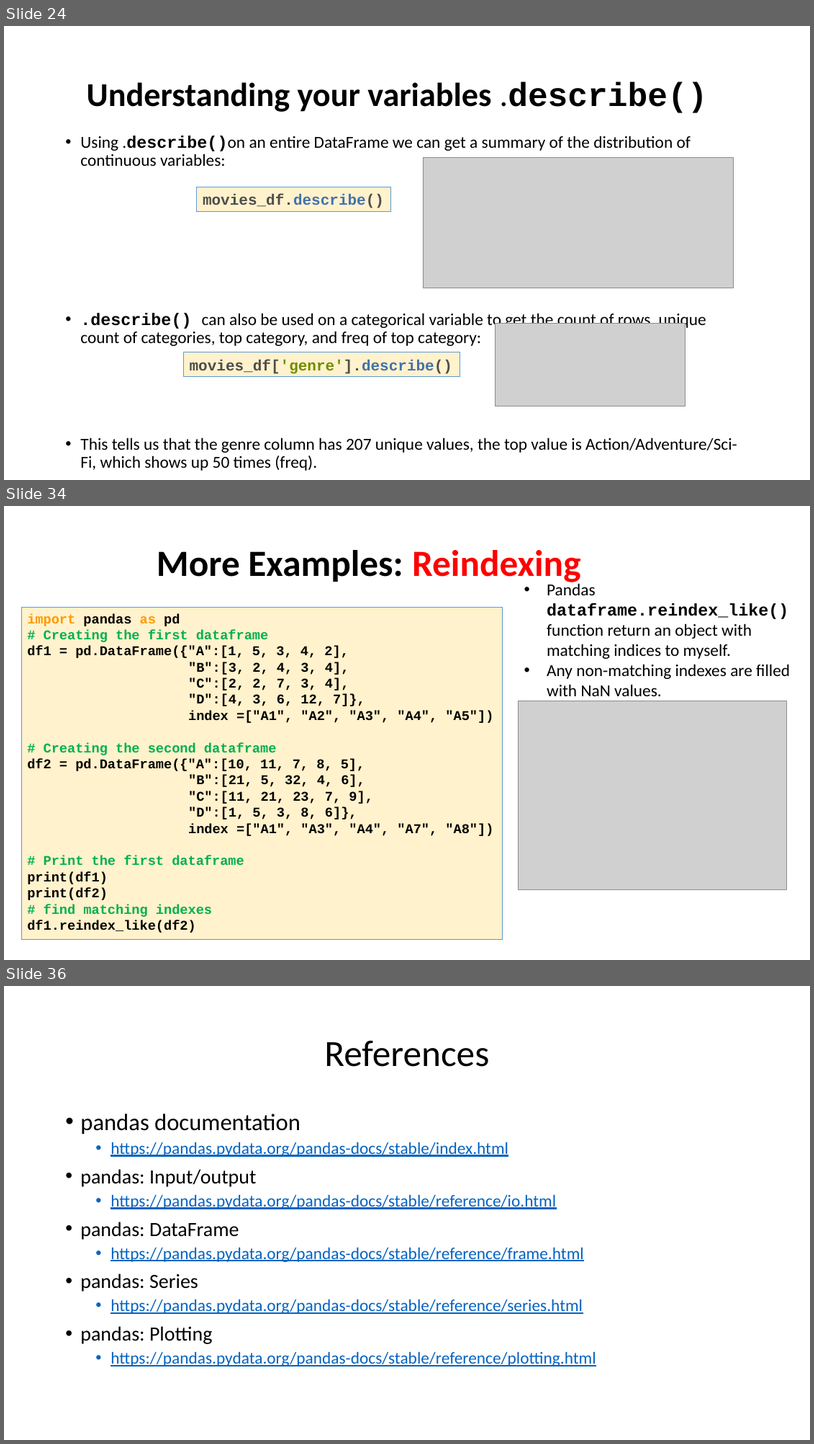
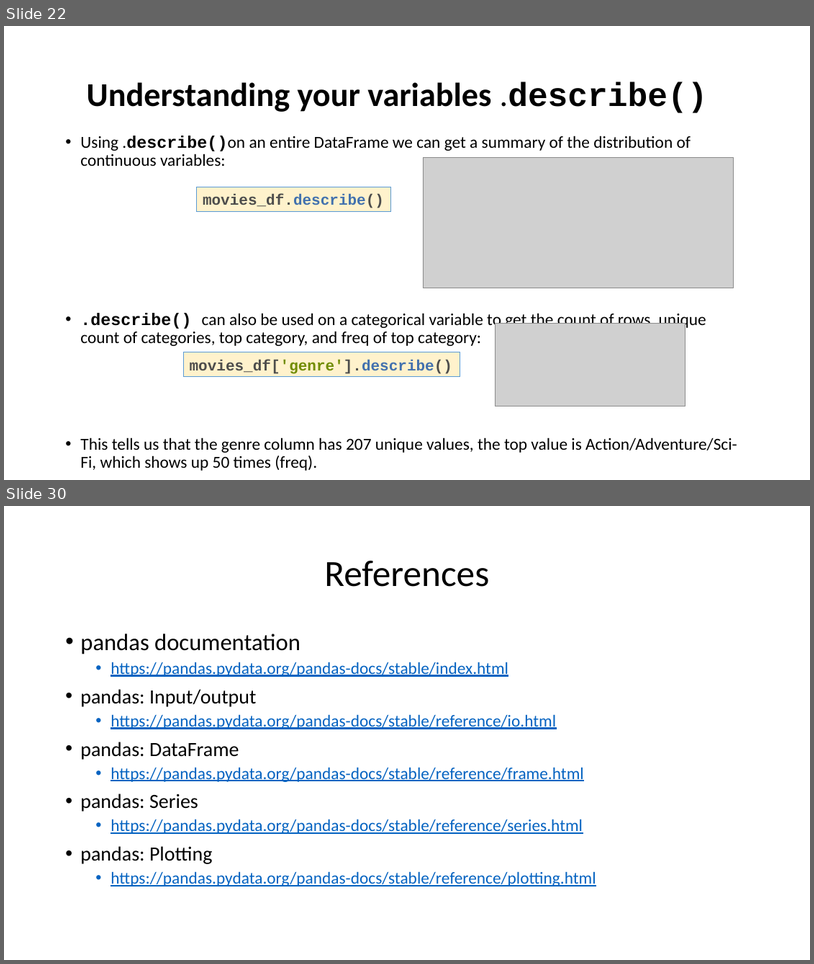
Before and after one commit to motazsaad/Exploratory-Analysis-of-Big-Data, a slide deck: materials/PPT slides/08 EDABDC - Pandas.pptx. Shown one above the other, each under a label of ours: slides 24, 34 and 36 before the commit, slides 22 and 30 after it; the slides between them are not shown. The pictures are 814x1444 and 814x964 pixels, drawn with LibreOffice and Linux fonts; fonts in the diff are those of the drawing; grey boxes stand for pictures. Boxes give left, top, right and bottom in pixels: in the first picture for what was removed or moved away, otherwise in the second. Text is boxed around its words. In the diff, an @@ line names an element or a change of style, - is before the commit and + after.

```diff
--- a/materials/PPT slides/08 EDABDC - Pandas.pptx
+++ b/materials/PPT slides/08 EDABDC - Pandas.pptx
@@ slide 34 removed at [4, 506, 810, 960], background #FFFFFF @@
@@ title removed at [157, 550, 581, 585] @@
-More Examples: Reindexing
@@ text removed at [547, 581, 790, 696] @@
-• Pandas dataframe.reindex_like() function return an object with matching indices to myself.
-• Any non-matching indexes are filled with NaN values.
@@ rectangle removed at [21, 607, 503, 939] @@
-import pandas as pd
-# Creating the first dataframe
-df1 = pd.DataFrame({"A":[1, 5, 3, 4, 2],
-"B":[3, 2, 4, 3, 4],
-"C":[2, 2, 7, 3, 4],
-"D":[4, 3, 6, 12, 7]},
-index =["A1", "A2", "A3", "A4", "A5"])
-# Creating the second dataframe
-df2 = pd.DataFrame({"A":[10, 11, 7, 8, 5],
-"B":[21, 5, 32, 4, 6],
-"C":[11, 21, 23, 7, 9],
-"D":[1, 5, 3, 8, 6]},
-index =["A1", "A3", "A4", "A7", "A8"])
-# Print the first dataframe
-print(df1)
-print(df2)
-# find matching indexes
-df1.reindex_like(df2)
@@ picture removed at [518, 701, 787, 890] @@
@@ what was slide 24 is now slide 22 @@
@@ what was slide 36 is now slide 30 @@
```
Also in this commit, not shown: 5 slides added, 10 other slides removed, 1 other file.
